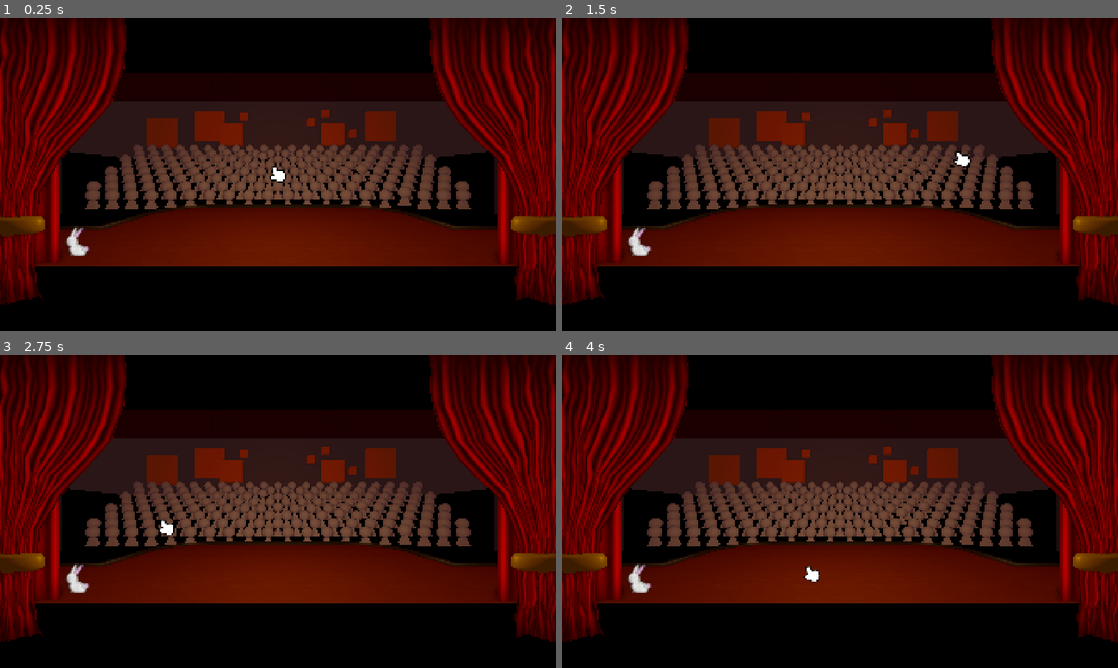
Above: before the commit, frames 1-4 (two rows, left to right).
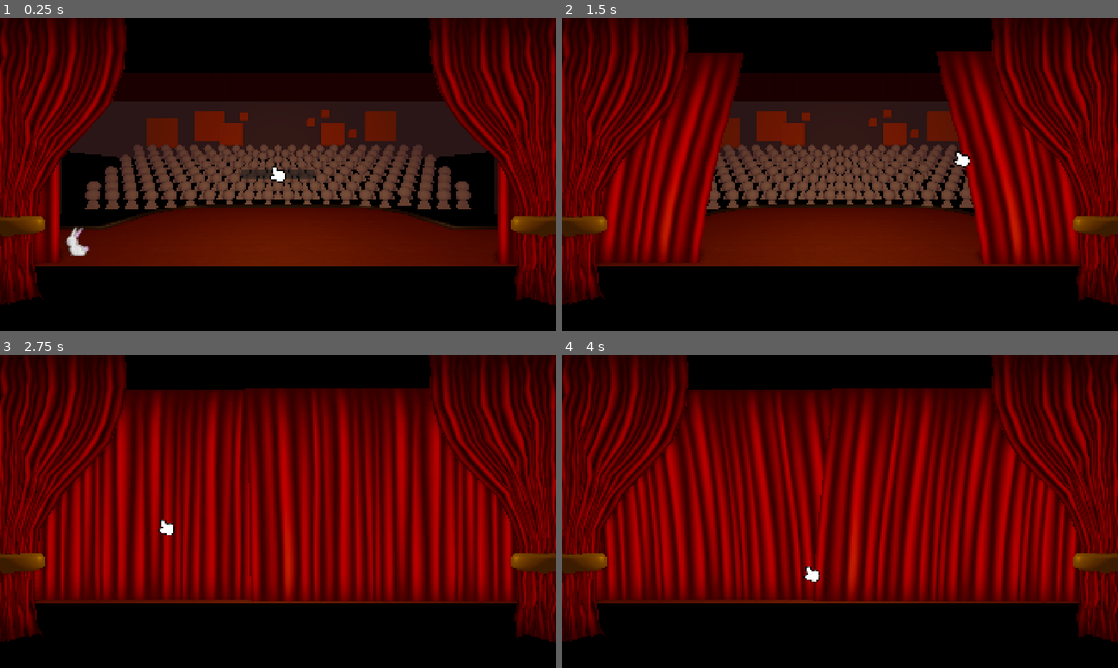
Above: after the commit, the same moments.

Repository: Momonyaro/cgj-2026
Game: Godot game, scene res://src/stage/stage.tscn
Two runs of this game, one before a commit and one after it. Both use one fixed random seed, a clock stepped at 60 frames per second and the inputs below.
Inputs (mouse positions are in pixels of both pictures, inside the frame that each line leads up to):
- Up to frame 1 (0.25 s): no input
- Up to frame 2 (1.5 s): click (840, 174) at 0.5 s, where only the run after the commit has a clickable "PLAY"; tap Enter at 1.25 s; move the mouse to (962, 158) at 1.27 s; click (962, 158) at 1.35 s
- Up to frame 3 (2.75 s): tap Space at 1.52, 2.27 s; move the mouse to (166, 527) at 2.02 s; click (166, 527) at 2.1 s
- Up to frame 4 (4 s): move the mouse to (895, 442) at 2.77 s; click (895, 442) at 2.85 s; move the mouse to (812, 574) at 3.52 s; click (812, 574) at 3.6 s; tap Space at 3.77 s

The runs differ from the first frame. In frame 1, 0.3% of the frame differs, in the area x 43-57%, y 48-52%; in frame 2, 18%; in frame 3, 42%, in the area x 6-93%, y 10-79%; in frame 4, 42%.

Commit message:
Load from main_menu to act1

Diff:
--- a/game_layout.tres
+++ b/game_layout.tres
@@ -1,8 +1,12 @@
 [gd_resource type="Resource" script_class="GameLayoutResource" format=3 uid="uid://cjft288wyeltj"]
 
 [ext_resource type="Script" uid="uid://0kgyevokhecf" path="res://starter_kit/level_utils/level_resource.gd" id="1_1lyii"]
+[ext_resource type="Resource" uid="uid://dggq6b7gsjjym" path="res://src/acts/act1/act1_level.tres" id="2_g6j2r"]
 [ext_resource type="Script" uid="uid://05wudtwgmqgu" path="res://starter_kit/level_utils/game_layout_resource.gd" id="2_n44qs"]
+[ext_resource type="PackedScene" uid="uid://cjsnckcml72md" path="res://src/main_menu/main_menu.tscn" id="2_wmsdu"]
 
 [resource]
 script = ExtResource("2_n44qs")
+_main_menu = ExtResource("2_wmsdu")
+_levels = Array[ExtResource("1_1lyii")]([ExtResource("2_g6j2r")])
 metadata/_custom_type_script = "uid://05wudtwgmqgu"
--- a/src/acts/act1/act1.tscn
+++ b/src/acts/act1/act1.tscn
@@ -13,3 +13,4 @@
 metadata/_custom_type_script = "uid://cyvljmchtkt42"
 
 [node name="Magician" parent="." unique_id=1219081681 instance=ExtResource("2_dr7gf")]
+transform = Transform3D(1, 0, 0, 0, 1, 0, 0, 0, 1, 0, -2, 0)
--- a/src/acts/act1/act1_collection.tres
+++ b/src/acts/act1/act1_collection.tres
@@ -3,13 +3,42 @@
 [ext_resource type="Script" uid="uid://5nkn7cxwp168" path="res://src/shared/act_engine/events/act_event.gd" id="1_56n7f"]
 [ext_resource type="Script" uid="uid://bxsl188rk2b50" path="res://src/shared/act_engine/act_collection.gd" id="2_0p13b"]
 [ext_resource type="Script" uid="uid://b13mrlxyyg60r" path="res://src/shared/act_engine/events/wait_event.gd" id="2_5bjvv"]
+[ext_resource type="Texture2D" uid="uid://cndepsblf1eo" path="res://src/shared/magician/test_img_2.png" id="3_vne4c"]
+[ext_resource type="Script" uid="uid://cshjplosaguh6" path="res://src/shared/act_engine/events/swap_event.gd" id="4_lrs6a"]
+[ext_resource type="Texture2D" uid="uid://eeixomoxrvfy" path="res://src/shared/magician/test_img_1.png" id="5_wk2ln"]
+[ext_resource type="Script" uid="uid://1qnl6sg2gebf" path="res://src/shared/act_engine/events/wait_expression_event.gd" id="6_lrs6a"]
+
+[sub_resource type="Resource" id="Resource_wk2ln"]
+script = ExtResource("6_lrs6a")
+expression = "Stage.level_loader.is_loading == false"
+metadata/_custom_type_script = "uid://1qnl6sg2gebf"
 
 [sub_resource type="Resource" id="Resource_5bjvv"]
 script = ExtResource("2_5bjvv")
 duration = 0.5
 metadata/_custom_type_script = "uid://b13mrlxyyg60r"
 
+[sub_resource type="Resource" id="Resource_6i72p"]
+script = ExtResource("4_lrs6a")
+next_sprite = ExtResource("3_vne4c")
+metadata/_custom_type_script = "uid://cshjplosaguh6"
+
+[sub_resource type="Resource" id="Resource_11xvn"]
+script = ExtResource("2_5bjvv")
+duration = 0.5
+metadata/_custom_type_script = "uid://b13mrlxyyg60r"
+
+[sub_resource type="Resource" id="Resource_8qkce"]
+script = ExtResource("4_lrs6a")
+next_sprite = ExtResource("5_wk2ln")
+metadata/_custom_type_script = "uid://cshjplosaguh6"
+
+[sub_resource type="Resource" id="Resource_vne4c"]
+script = ExtResource("2_5bjvv")
+duration = 0.5
+metadata/_custom_type_script = "uid://b13mrlxyyg60r"
+
 [resource]
 script = ExtResource("2_0p13b")
-events = Array[ExtResource("1_56n7f")]([SubResource("Resource_5bjvv")])
+events = Array[ExtResource("1_56n7f")]([SubResource("Resource_wk2ln"), SubResource("Resource_5bjvv"), SubResource("Resource_6i72p"), SubResource("Resource_11xvn"), SubResource("Resource_8qkce"), SubResource("Resource_vne4c")])
 metadata/_custom_type_script = "uid://bxsl188rk2b50"
--- /dev/null
+++ b/src/acts/act1/act1_level.tres
@@ -0,0 +1,10 @@
+[gd_resource type="Resource" script_class="LevelResource" format=3 uid="uid://dggq6b7gsjjym"]
+
+[ext_resource type="PackedScene" uid="uid://ckkohxndm4a8l" path="res://src/acts/act1/act1.tscn" id="1_wkt5n"]
+[ext_resource type="Script" uid="uid://0kgyevokhecf" path="res://starter_kit/level_utils/level_resource.gd" id="2_nlfii"]
+
+[resource]
+script = ExtResource("2_nlfii")
+_name = &"Act1"
+_scene = ExtResource("1_wkt5n")
+metadata/_custom_type_script = "uid://0kgyevokhecf"
--- /dev/null
+++ b/src/main_menu/main_menu.gd
@@ -0,0 +1,4 @@
+extends Node
+
+func play():
+	Stage.level_loader.load_next()
--- /dev/null
+++ b/src/main_menu/main_menu.tscn
@@ -0,0 +1,28 @@
+[gd_scene format=3 uid="uid://cjsnckcml72md"]
+
+[ext_resource type="Script" uid="uid://dl2kkbtgacfc4" path="res://src/main_menu/main_menu.gd" id="1_tlnm8"]
+
+[node name="MainMenu" type="Node3D" unique_id=1977201017]
+script = ExtResource("1_tlnm8")
+
+[node name="CanvasLayer" type="CanvasLayer" parent="." unique_id=66798192]
+layer = -1
+
+[node name="CenterContainer" type="CenterContainer" parent="CanvasLayer" unique_id=250680632]
+anchors_preset = 15
+anchor_right = 1.0
+anchor_bottom = 1.0
+grow_horizontal = 2
+grow_vertical = 2
+
+[node name="VBoxContainer" type="VBoxContainer" parent="CanvasLayer/CenterContainer" unique_id=1020420901]
+layout_mode = 2
+alignment = 1
+
+[node name="PlayButton" type="Button" parent="CanvasLayer/CenterContainer/VBoxContainer" unique_id=924061922]
+custom_minimum_size = Vector2(250, 0)
+layout_mode = 2
+text = "PLAY"
+
+[connection signal="pressed" from="CanvasLayer/CenterContainer/VBoxContainer/PlayButton" to="." method="play"]
+[connection signal="pressed" from="CanvasLayer/CenterContainer/VBoxContainer/PlayButton" to="CanvasLayer/CenterContainer/VBoxContainer/PlayButton" method="queue_free"]
--- a/src/shared/act_engine/act_engine.gd
+++ b/src/shared/act_engine/act_engine.gd
@@ -74,4 +74,5 @@
 
 func _bind_condition_event(event: WaitExpressionEvent):
 	event.context = self
-	event.inputs = []
+	event.input_names = ["Stage"]
+	event.inputs = [Stage]
--- a/src/shared/act_engine/events/wait_expression_event.gd
+++ b/src/shared/act_engine/events/wait_expression_event.gd
@@ -9,6 +9,7 @@
 
 # -- Binds --
 var inputs := []
+var input_names := []
 var context: Node
 
 
@@ -20,7 +21,7 @@
 	if expression.strip_edges() == "":
 		finished.emit()
 	var e := Expression.new()
-	var error := e.parse(expression)
+	var error := e.parse(expression, input_names)
 
 	if error != OK:
 		push_error("INVALID EXPRESSION")
--- a/src/shared/magician/back_face.tres
+++ b/src/shared/magician/back_face.tres
@@ -1,5 +1,5 @@
 [gd_resource type="StandardMaterial3D" format=3 uid="uid://bdqrh3o8060kn"]
 
 [resource]
-transparency = 1
+transparency = 4
 shading_mode = 0
--- a/src/shared/magician/front_face.tres
+++ b/src/shared/magician/front_face.tres
@@ -1,5 +1,5 @@
 [gd_resource type="StandardMaterial3D" format=3 uid="uid://2mgs1yamtmew"]
 
 [resource]
-transparency = 1
+transparency = 4
 shading_mode = 0
--- /dev/null
+++ b/src/stage/level_loader/level_loader.gd
@@ -0,0 +1,73 @@
+extends Node
+class_name LevelLoader
+
+const CurtainController := preload("res://src/stage/moving_curtains/curtain_controller.gd")
+
+signal loaded_next
+
+@export_category("Curtains")
+@export var curtain_controller: CurtainController = null
+@export var curtain_trans_close_durr := 1.
+@export var curtain_rest_durr := 1.
+@export var curtain_close_durr := 1.
+
+var curtain_tween: Tween
+
+var is_loading := false
+var current_level: Node = null
+var current_index := -1
+
+func _ready():
+	if get_child_count() > 0:
+		push_error("Error Initializing")
+	current_level = Levels.get_main_menu().instantiate()
+	add_child(current_level)
+
+
+# -- API --
+func load_next():
+	is_loading = true
+	await _transition_in()
+
+	current_level.queue_free()
+	current_level = null
+
+	if current_index < Levels.get_level_count() - 1:
+		_load_next_act()
+	else:
+		_load_end_screen()
+
+	add_child(current_level)
+
+	await _transition_out()
+	is_loading = false
+	loaded_next.emit()
+
+
+# -- Loads --
+func _load_next_act():
+	current_index += 1
+	current_level = Levels.get_level_by_index(current_index).instantiate()
+
+func _load_end_screen():
+	current_level = Levels.get_end_screen().instantiate()
+
+
+# -- Transition Handling --
+func _transition_in():
+	if curtain_tween && curtain_tween.is_valid(): curtain_tween.kill()
+	curtain_tween = create_tween()
+	curtain_tween.tween_property(curtain_controller, "move_amount", 1., curtain_trans_close_durr)
+	await await_curtains()
+	await get_tree().create_timer(curtain_close_durr).timeout
+
+
+func _transition_out():
+	if curtain_tween && curtain_tween.is_valid(): curtain_tween.kill()
+	curtain_tween = create_tween()
+	curtain_tween.tween_property(curtain_controller, "move_amount", 0., curtain_trans_close_durr)
+	await await_curtains()
+
+func await_curtains():
+	await curtain_tween.finished
+	await get_tree().create_timer(curtain_rest_durr).timeout
--- /dev/null
+++ b/src/stage/stage.gd
@@ -0,0 +1,19 @@
+extends Node
+class_name Stage
+
+static var _singleton: Stage
+
+static var level_loader: LevelLoader:
+	get(): return _singleton._level_loader
+
+var _level_loader: LevelLoader = null
+
+
+func _enter_tree():
+	if _singleton != null:
+		_singleton.queue_free()
+		_singleton = null
+	_singleton = self
+
+func _ready():
+	_level_loader = $LevelLoader
--- a/src/stage/stage.tscn
+++ b/src/stage/stage.tscn
@@ -2,11 +2,13 @@
 
 [ext_resource type="Script" uid="uid://dn2xq61jyauf" path="res://starter_kit/3d_components/camera_shake_3d.gd" id="1_60fcs"]
 [ext_resource type="PackedScene" uid="uid://doo5xcvy5q11" path="res://src/stage/curtain.glb" id="1_dnqew"]
+[ext_resource type="Script" uid="uid://cuwqa42nwlqqm" path="res://src/stage/stage.gd" id="1_puyty"]
 [ext_resource type="PackedScene" uid="uid://cb6fc5w6070xs" path="res://src/stage/moving_curtains/verlet_curtains.tscn" id="3_78rax"]
 [ext_resource type="PackedScene" uid="uid://bsci4jei4qa8y" path="res://src/shared/audience/audience.tscn" id="4_43xs6"]
 [ext_resource type="PackedScene" uid="uid://c60vnt8wabn5e" path="res://src/stage/stage.glb" id="5_j58fr"]
 [ext_resource type="PackedScene" uid="uid://c1qdgxslk1mls" path="res://src/shared/cursor/cursor.tscn" id="6_y8ixn"]
 [ext_resource type="PackedScene" uid="uid://idhdvq5d4t17" path="res://src/acts/act1/bunny/bunny.tscn" id="7_804oe"]
+[ext_resource type="Script" uid="uid://dmlhvbxquam8y" path="res://src/stage/level_loader/level_loader.gd" id="8_pvnpy"]
 
 [sub_resource type="Environment" id="Environment_40gng"]
 ambient_light_source = 2
@@ -44,6 +46,7 @@
 [sub_resource type="WorldBoundaryShape3D" id="WorldBoundaryShape3D_a1n5f"]
 
 [node name="Stage" type="Node3D" unique_id=1423160689]
+script = ExtResource("1_puyty")
 
 [node name="Cursor" parent="." unique_id=888077973 instance=ExtResource("6_y8ixn")]
 
@@ -224,4 +227,8 @@
 [node name="Bunny" parent="." unique_id=2104088067 instance=ExtResource("7_804oe")]
 transform = Transform3D(1, 0, 0, 0, 1, 0, 0, 0, 1, -5.010597, 0.98654866, 0)
 
+[node name="LevelLoader" type="Node" parent="." unique_id=132284752 node_paths=PackedStringArray("curtain_controller")]
+script = ExtResource("8_pvnpy")
+curtain_controller = NodePath("../VerletCurtains")
+
 [editable path="Bunny"]
Not shown, added: src/main_menu/main_menu.gd.uid
Not shown, added: src/stage/level_loader/level_loader.gd.uid
Not shown, added: src/stage/stage.gd.uid
